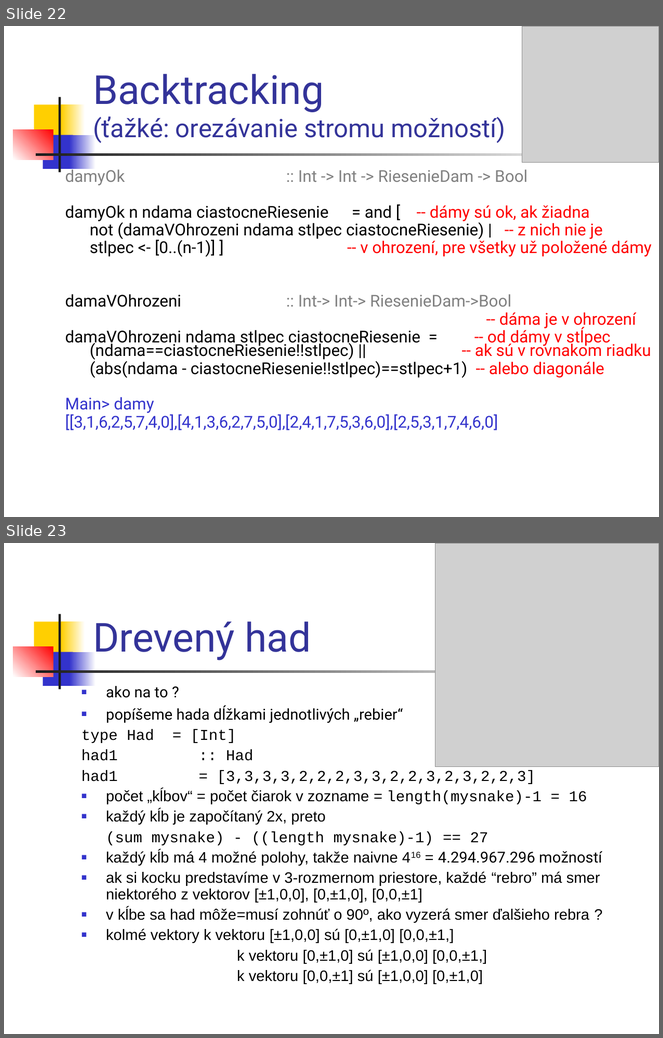
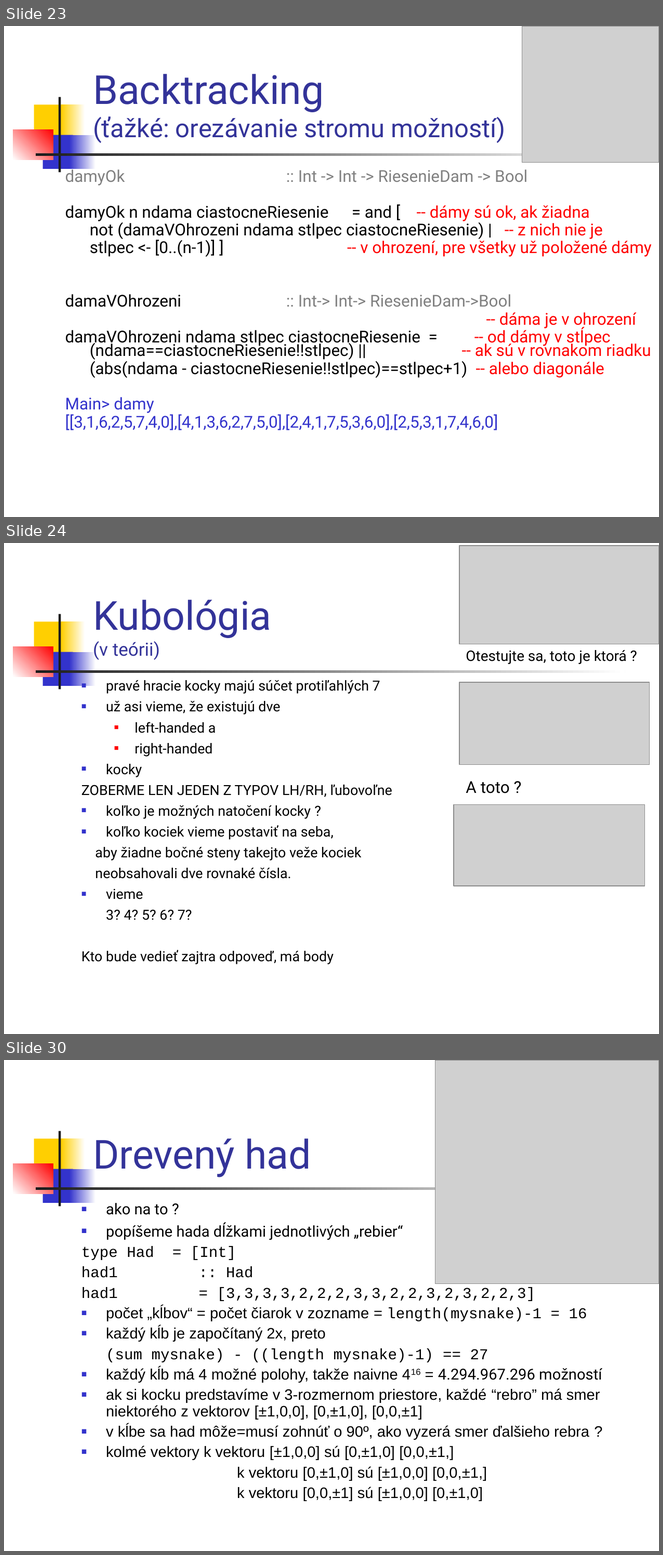
Before and after one commit to paradigmy/Prednasky, a slide deck: 08/funkcionalne3.ppt. Shown one above the other, each under a label of ours: slides 22 and 23 before the commit, slides 23, 24 and 30 after it; the slides between them are not shown. The pictures are 663x1038 and 663x1555 pixels, drawn with LibreOffice and Linux fonts; fonts in the diff are those of the drawing; grey boxes stand for pictures. Boxes give left, top, right and bottom in pixels: in the first picture for what was removed or moved away, otherwise in the second. Text is boxed around its words. In the diff, an @@ line names an element or a change of style, - is before the commit and + after.

```diff
--- a/08/funkcionalne3.ppt
+++ b/08/funkcionalne3.ppt
@@ slide 24 added at (4, 543, 659, 1034), background #FFFFFF; not listed: 7 template elements that a slide beside it also shows @@
@@ picture added at (460, 546, 659, 644) @@
@@ title added at (93, 600, 272, 660), 44 pt, text #333399 @@
+Kubológia
+(v teórii)
@@ text added at (466, 650, 627, 664), 16 pt, text #000000 @@
+Otestujte sa, toto je ktorá ?
@@ text added at (81, 680, 392, 965), 15.3 pt, text #000000 @@
+■ pravé hracie kocky majú súčet protiľahlých 7
+■ už asi vieme, že existujú dve
+  ■ left-handed a
+  ■ right-handed
+■ kocky
+ZOBERME LEN JEDEN Z TYPOV LH/RH, ľubovoľne
+■ koľko je možných natočení kocky ?
+■ koľko kociek vieme postaviť na seba,
+aby žiadne bočné steny takejto veže kociek
+neobsahovali dve rovnaké čísla.
+■ vieme
+3? 4? 5? 6? 7?
+Kto bude vedieť zajtra odpoveď, má body
@@ picture added at (460, 682, 649, 765) @@
@@ text added at (466, 781, 510, 794), 18 pt, text #000000 @@
+A toto ?
@@ picture added at (454, 805, 645, 886) @@
@@ what was slide 22 is now slide 23 @@
@@ what was slide 23 is now slide 30 @@
```
Also in this commit, not shown: 3 slides changed, 7 other slides added, 1 other file.
